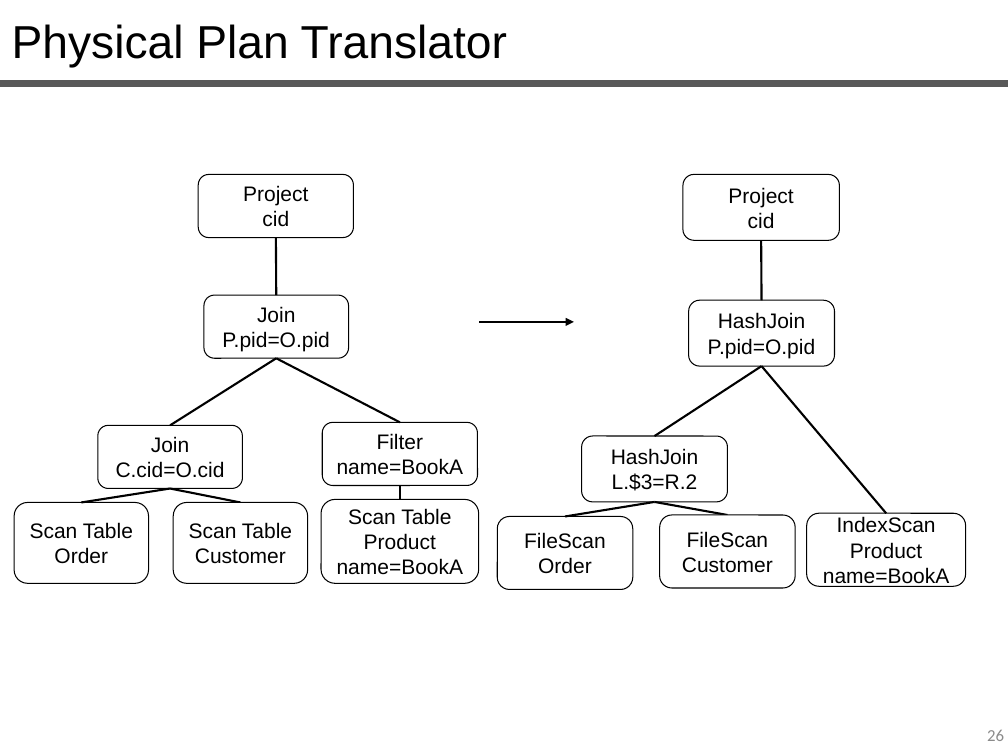
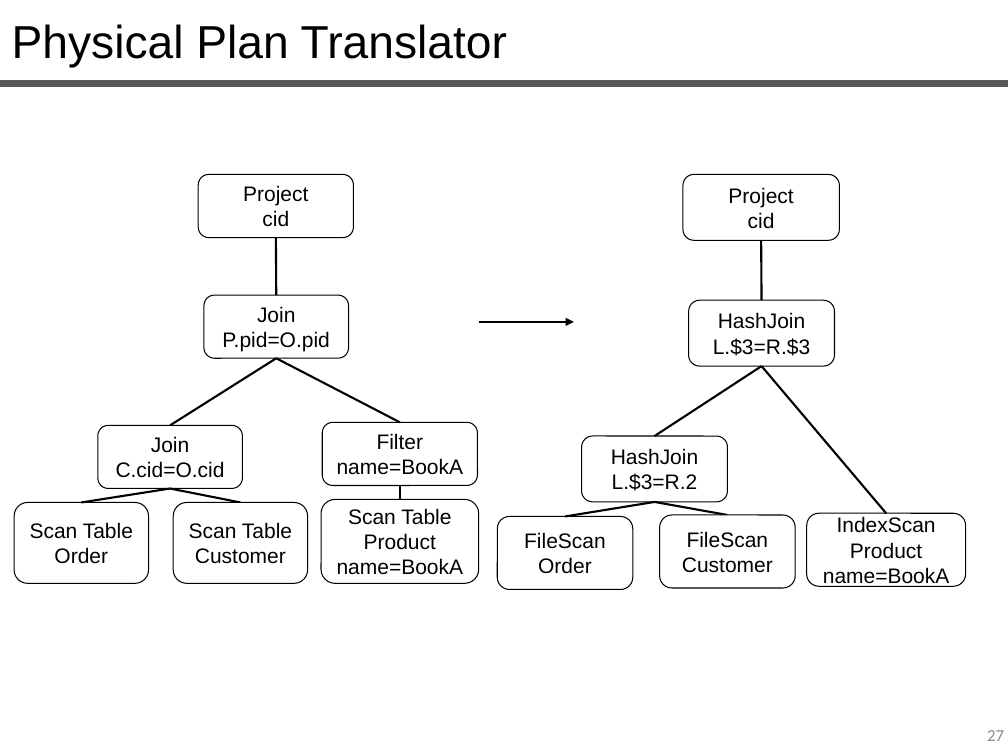
Before and after one commit to queryproc/slides, a slide deck: slide 27 of 11-physical-data-organization.pptx (slide 26 before the commit). Drawn at 1008x756 pixels with LibreOffice and Linux fonts; fonts in the diff are those of the drawing. Boxes give left, top, right and bottom in pixels: in the first picture for what was removed or moved away, otherwise in the second. Text is boxed around its words. In the diff, an @@ line names an element or a change of style, - is before the commit and + after.

```diff
--- a/11-physical-data-organization.pptx
+++ b/11-physical-data-organization.pptx
@@ text in rounded rectangle at box(713, 338, 810, 356): text changed @@
-P.pid=O.pid
+L.$3=R.$3
@@ page number at box(987, 730, 1004, 741): text changed @@
-26
+27
```
Also in this commit, not shown: 7 other slides changed, 1 slide added, 1 other file.
